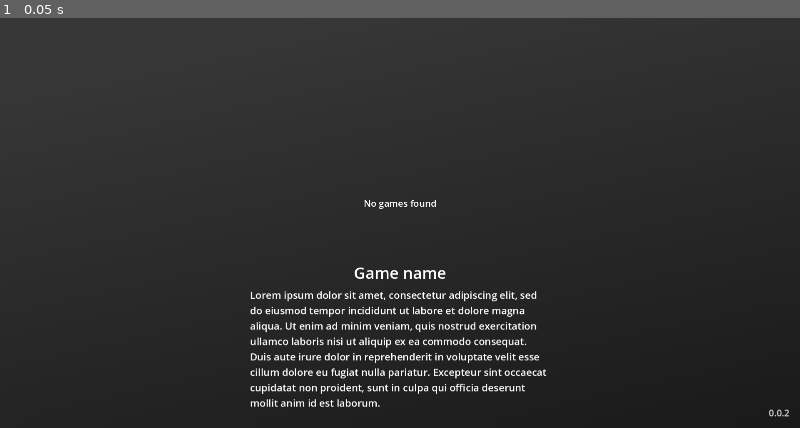
Above: before the commit, frame 1.
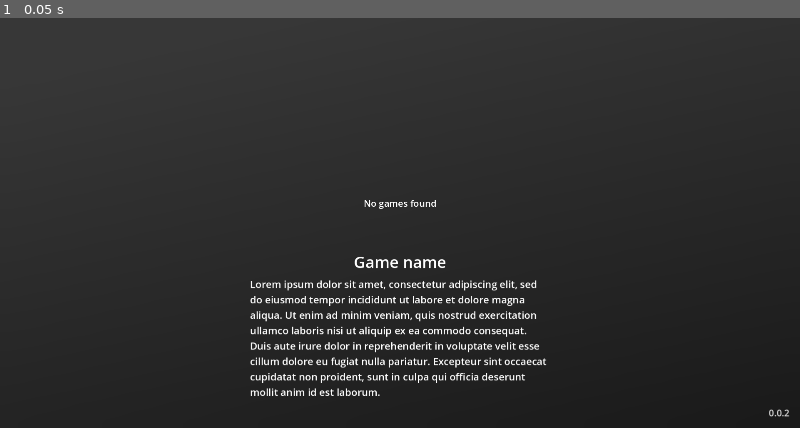
Above: after the commit, the same moment.

Repository: MrEliptik/game_launcher
Game: Godot game, scene res://scenes/app/app.tscn
Same seed, same stepped clock (60 frames per second), same inputs: the game is played once before the commit and once after it.
Inputs:
- Up to frame 1 (0.05 s): no input

The runs differ from the first frame. In frame 1, 4.6% of the frame differs, in the area x 31-69%, y 58-95%.
Error in both runs: Invalid call. Nonexistent function 'has' in base 'Nil'. (res://shared/utils/update_checker.gd:29)

Commit message:
Linux Support

Diff:
--- a/scenes/app/app.tscn
+++ b/scenes/app/app.tscn
@@ -146,6 +146,12 @@
 text = "Lorem ipsum dolor sit amet, consectetur adipiscing elit, sed do eiusmod tempor incididunt ut labore et dolore m …(335 unchanged characters)…
 autowrap_mode = 3
 
+[node name="Arguments" type="Label" parent="Description"]
+layout_mode = 2
+theme_override_font_sizes/font_size = 38
+horizontal_alignment = 1
+vertical_alignment = 1
+
 [node name="MouseFilter" type="ColorRect" parent="."]
 visible = false
 self_modulate = Color(1, 1, 1, 0)
--- a/scenes/app/scripts/app.gd
+++ b/scenes/app/scripts/app.gd
@@ -13,6 +13,7 @@
 @onready var no_game_found = $NoGameFound
 @onready var title: Label = $Description/Title
 @onready var description: Label = $Description/Description
+@onready var arguments: Label = $Description/Arguments
 @onready var version_btn = $VersionBtn
 
 @onready var update_checker := UpdateChecker.new()
@@ -110,6 +111,10 @@
 								var text_file = FileAccess.open(subdir.get_current_dir().path_join(file), FileAccess.READ)
 								var content = text_file.get_as_text()
 								games[file_name]["description"] = content
+							if file.get_basename() == "arguments":
+								var text_file = FileAccess.open(subdir.get_current_dir().path_join(file), FileAccess.READ)
+								var content = text_file.get_as_text()
+								games[file_name]["arguments"] = content
 
 				file = subdir.get_next()
 
@@ -120,7 +125,15 @@
 	if not games[game_name].has("executable"): return
 	games_container.can_move = false
 	var executable_path: String = games[game_name]["executable"]
-	pid_watching = OS.create_process(executable_path, [])
+	if  games[game_name].has("arguments"):
+		var executable_arguments: String = games[game_name]["arguments"]
+		pid_watching = OS.create_process(executable_path, [executable_arguments])
+	else:
+		#OS.set_environment("LD_LIBRARY_PATH",'LD_LIBRARY_PATH=$LD_LIBRARY_PATH:LD_LIBRARY_PATH"/home/tim/PM/game_launcher_RD/games/RVGL/libs.x86_64/"')
+		#print(OS.get_environment("LD_LIBRARY_PATH"))
+		pid_watching = OS.create_process(executable_path,[])
+
+		#pid_watching = OS.execute("exec",[executable_path],[])
 	timer.start()
 
 func stop_game(pid: int) -> void:
@@ -134,6 +147,7 @@
 	else:
 		print("Stopped")
 		timer.stop()
+		stop_game(pid_watching)
 		pid_watching = -1
 		if curr_game_btn:
 			curr_game_btn.button_pressed = false
@@ -146,6 +160,11 @@
 		description.text = who.properties["description"]
 
 	title.text = who.game_name
+
+	if not who.properties.has("arguments"):
+		arguments.text = ""
+	else:
+		arguments.text = who.properties["arguments"]
 
 	if not who.properties.has("bg"):
 		#bg.texture = default_bg
Not shown, added: profiles/rvgl.ini
Not shown, added: profiles/rvgl.log
